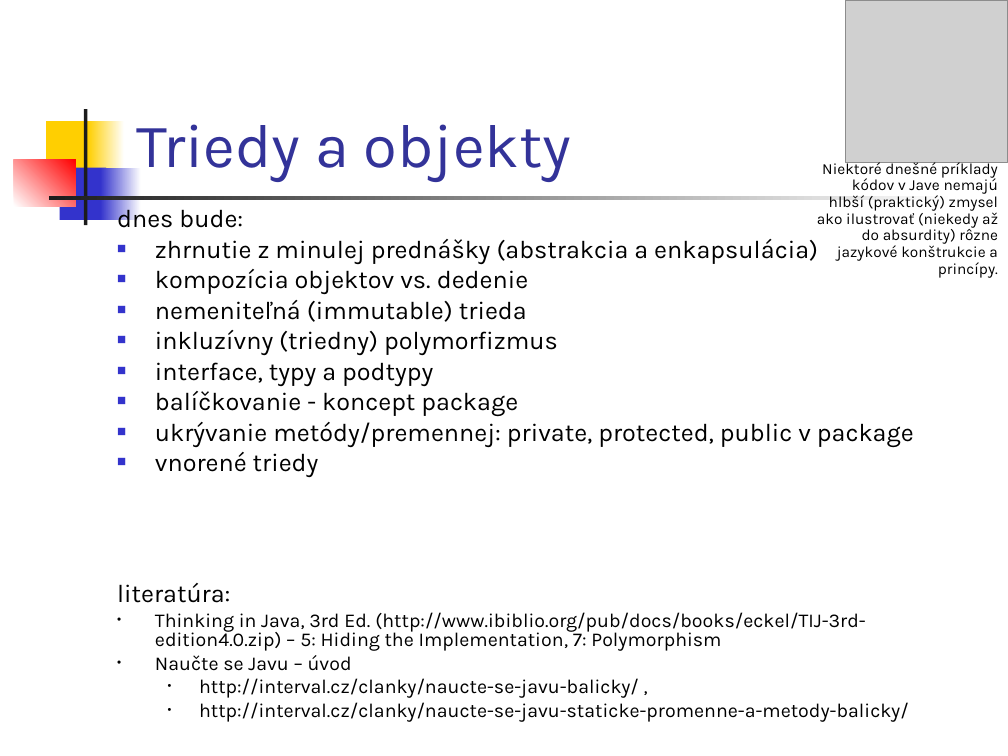
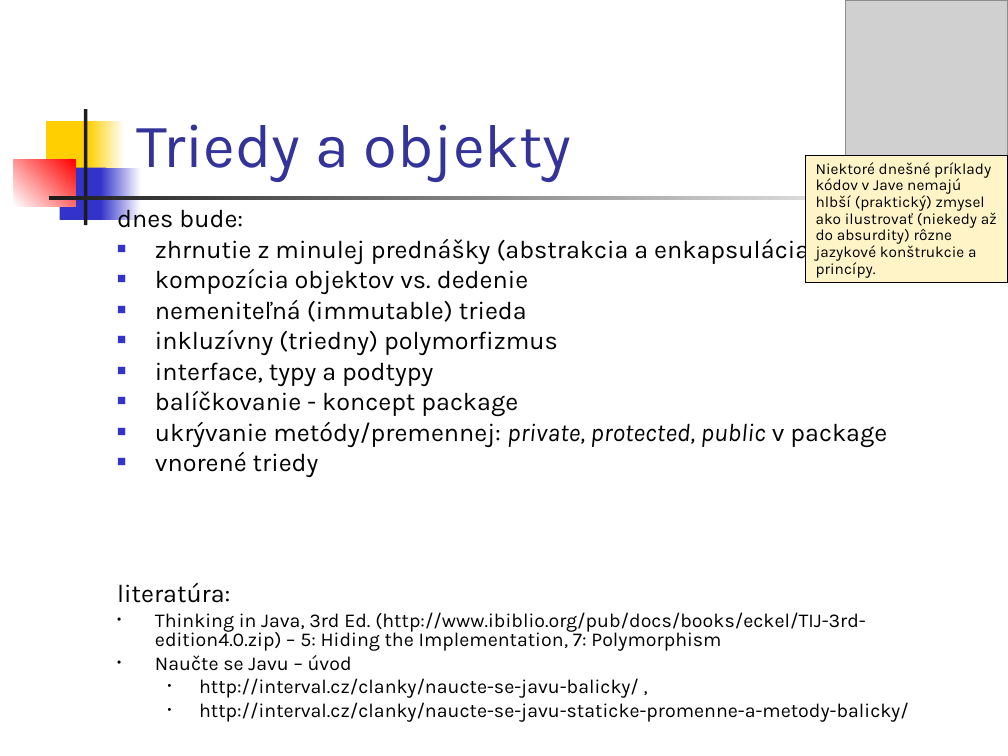
Before and after one commit to Programovanie4/Prednasky, a slide deck: slide 3 of 04/04_java.ppt. Drawn at 1008x756 pixels with LibreOffice and Linux fonts; fonts in the diff are those of the drawing; grey boxes stand for pictures. Boxes give left, top, right and bottom in pixels: in the first picture for what was removed or moved away, otherwise in the second. Text is boxed around its words. In the diff, an @@ line names an element or a change of style, - is before the commit and + after.

```diff
--- a/04/04_java.ppt
+++ b/04/04_java.ppt
@@ rectangle "Niektoré dnešné príklady kódov v ...": place and size @@
-rectangle "Niektoré dnešné príklady kódov v ..." at box(817, 160, 998, 278)
+rectangle "Niektoré dnešné príklady kódov v ..." at box(805, 156, 1008, 283)
@@ rectangle "Niektoré dnešné príklady kódov v ..." at box(805, 156, 1008, 283): alignment right to left; fill none to #FFF4C8; outline none to #000000 0.74 pt @@
@@ text at box(155, 422, 887, 447): italic on in "private, protected, public" @@
```
Also in this commit, not shown: 13 other slides changed, 3 slides added, 2 other files.
